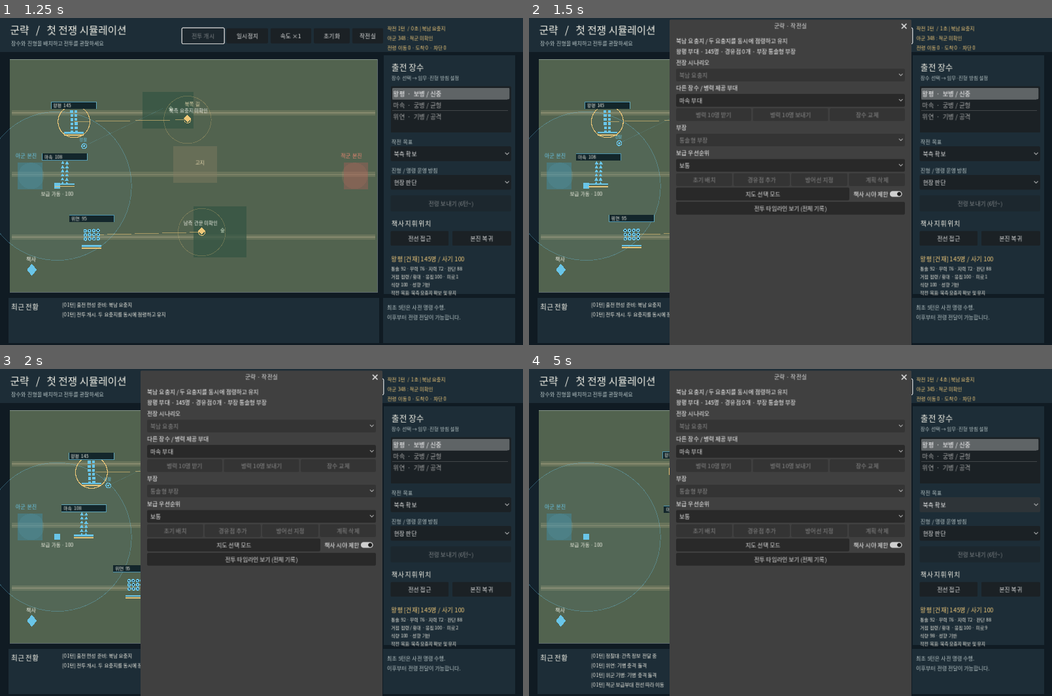
Above: before the commit, frames 1-4 (two rows, left to right).
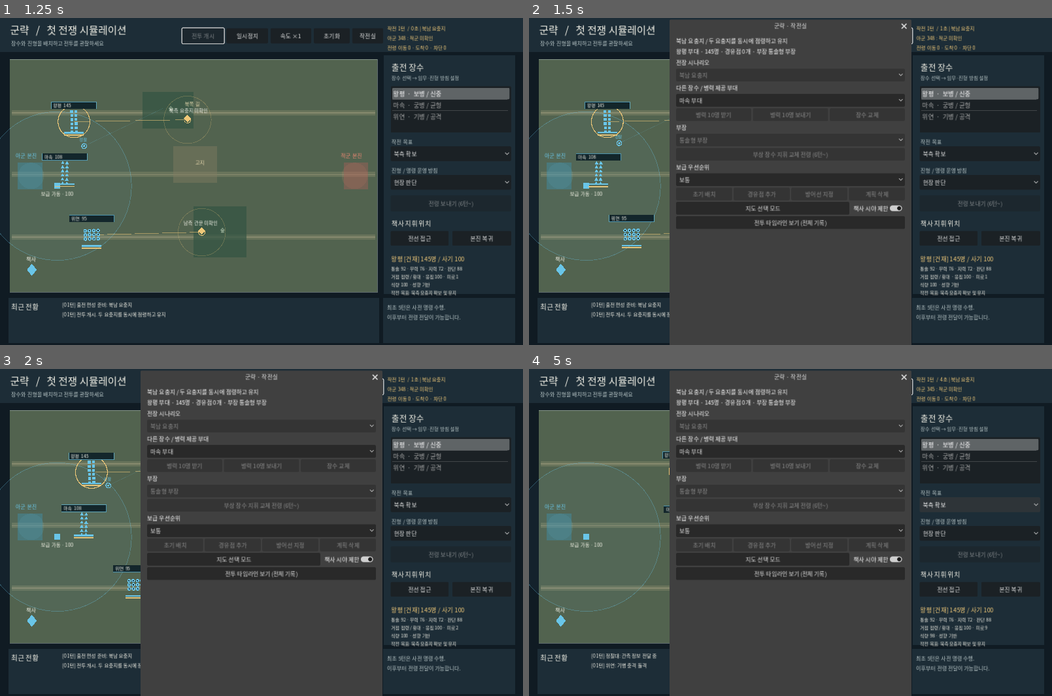
Above: after the commit, the same moments.

Repository: slows28/gunryak
Game: Godot game, scene res://main.tscn
Two runs of this game, one before a commit and one after it. Both use one fixed random seed, a clock stepped at 60 frames per second and the inputs below.
Inputs:
- Up to frame 1 (1.25 s): click "전투 개시" at 0.5 s
- Up to frame 2 (1.5 s): click "작전실" at 1.25 s
- Up to frame 3 (2 s): no input
- Up to frame 4 (5 s): click "일시정지" at 2 s; click "속도 ×1" at 2.75 s; click "초기화" at 3.5 s; click "북측 확보" at 4.25 s

Frame 1 is identical in both runs. In frame 2, 1.1% of the frame differs, in the area x 28-72%, y 40-64%; in frame 3, 1.1%; in frame 4, 1.4%, in the area x 11-72%, y 40-98%.

Commit message:
feat(m6): expose deputy takeover orders and reduce hidden-enemy log disclosure

Diff:
--- a/scripts/game.gd
+++ b/scripts/game.gd
@@ -40,6 +40,7 @@
 var plan_deputy: OptionButton
 var plan_priority: OptionButton
 var plan_fog: CheckButton
+var plan_takeover: Button
 var map_mode: String = "선택"
 var fog_enabled: bool = true
 var plan_actions: Array[Button] = []
@@ -179,6 +180,7 @@
 
 func _start() -> void:
     map_mode = "선택"
+    runtime_notice = ""
     sim.start()
     _refresh_hud()
 
@@ -253,13 +255,15 @@
     apply_btn.text = "초기 작전 설정" if not sim.started else "전령 보내기 (6턴~)"
     var unit: Dictionary = sim.find_unit(selected_id)
     if not unit.is_empty():
-        selected_label.text = "%s [%s] %d명 / 사기 %d" % [str(unit["name"]), str(unit["general_state"]), int(float(unit["troops"])), int(float(unit["morale"]))]
+        var leader_state: String = "부장 지휘" if bool(unit["active_deputy"]) else str(unit["general_state"])
+        selected_label.text = "%s [%s] %d명 / 사기 %d" % [str(unit["name"]), leader_state, int(float(unit["troops"])), int(float(unit["morale"]))]
         var ammo_text: String = " · 화살 %d" % int(unit.get("ammo", 100.0)) if str(unit["type"]) == "궁병" else ""
         details_label.text = "통솔 %d · 무력 %d · 지력 %d · 판단 %d\n%s / %s · 응집 %d · 피로 %d\n식량 %d%s · %s\n%s" % [int(unit["le …(290 unchanged characters)…
     var start_line: int = maxi(0, sim.events.size() - 4)
     var lines: String = ""
     for i in range(start_line, sim.events.size()):
-        lines += sim.events[i] + "\n"
+        if not fog_enabled or sim.finished or _public_event(sim.events[i]):
+            lines += sim.events[i] + "\n"
     if sim.finished:
         lines = ""
         for report_line in sim.battle_report():
@@ -540,6 +544,10 @@
     _plan_button(troop_row,"장수 교체",_swap_general)
     plan_deputy = _plan_option(root,"부장",["통솔형 부장","공격형 부장","책략형 부장"])
     plan_deputy.item_selected.connect(_change_deputy)
+    plan_takeover = Button.new()
+    plan_takeover.text = "부상 장수 지휘 교체 전령 (6턴~)"
+    root.add_child(plan_takeover)
+    plan_takeover.pressed.connect(_request_takeover)
     plan_priority = _plan_option(root,"보급 우선순위",["낮음","보통","높음"])
     plan_priority.item_selected.connect(_change_priority)
     var map_row := HBoxContainer.new()
@@ -601,6 +609,7 @@
     plan_donor.select((selected_id+1)%3)
     plan_deputy.select(int(unit["deputy_index"]))
     plan_deputy.disabled = sim.started
+    plan_takeover.disabled = not sim.started or sim.finished or sim.turn < 6 or str(unit["general_state"]) != "부상" or bool(unit["active_deputy"])
     plan_priority.select(int(unit["supply_priority"]))
     plan_priority.disabled = sim.finished
     plan_fog.set_pressed_no_signal(fog_enabled)
@@ -672,3 +681,20 @@
     fog_enabled = value
     _refresh_hud()
     queue_redraw()
+
+func _request_takeover() -> void:
+    if sim.request_deputy_takeover(selected_id):
+        planning_dialog.hide()
+        runtime_notice = "부장 지휘 교체 전령 파견"
+        _refresh_hud()
+    else:
+        plan_status.text = "지휘 교체 불가: 부상, 6턴 이후, 전령 중복 여부 확인"
+
+func _public_event(message: String) -> bool:
+    # Conservative filtering of identifiable enemy-only events in limited view.
+    if "적군" in message or "위군" in message:
+        return false
+    for unit in sim.units:
+        if int(unit["side"]) == 1 and str(unit["name"]) in message:
+            return false
+    return true
